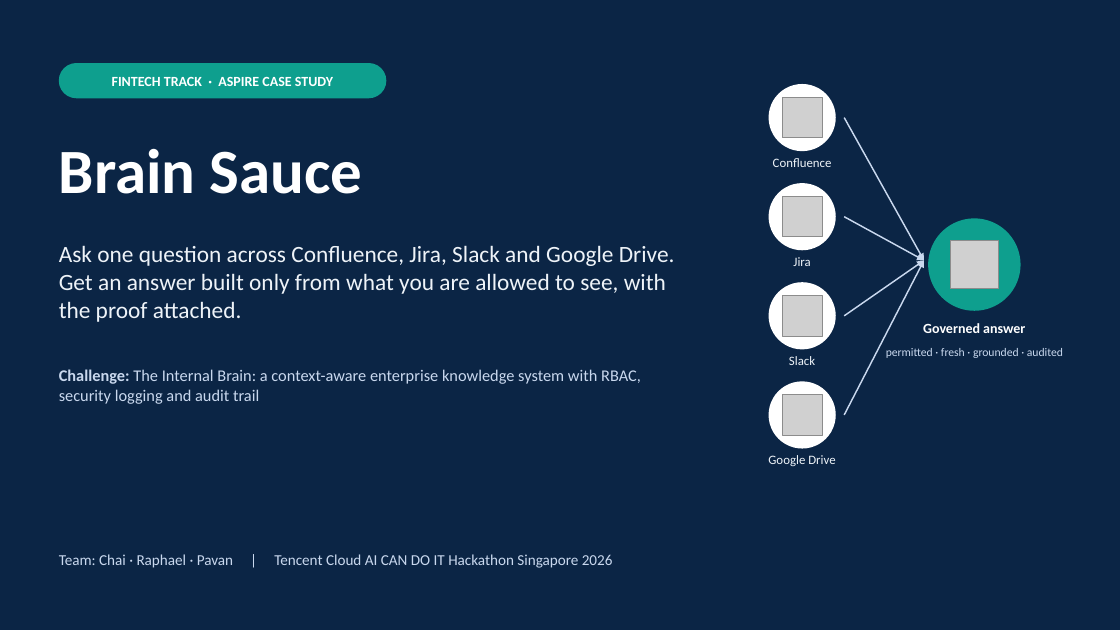
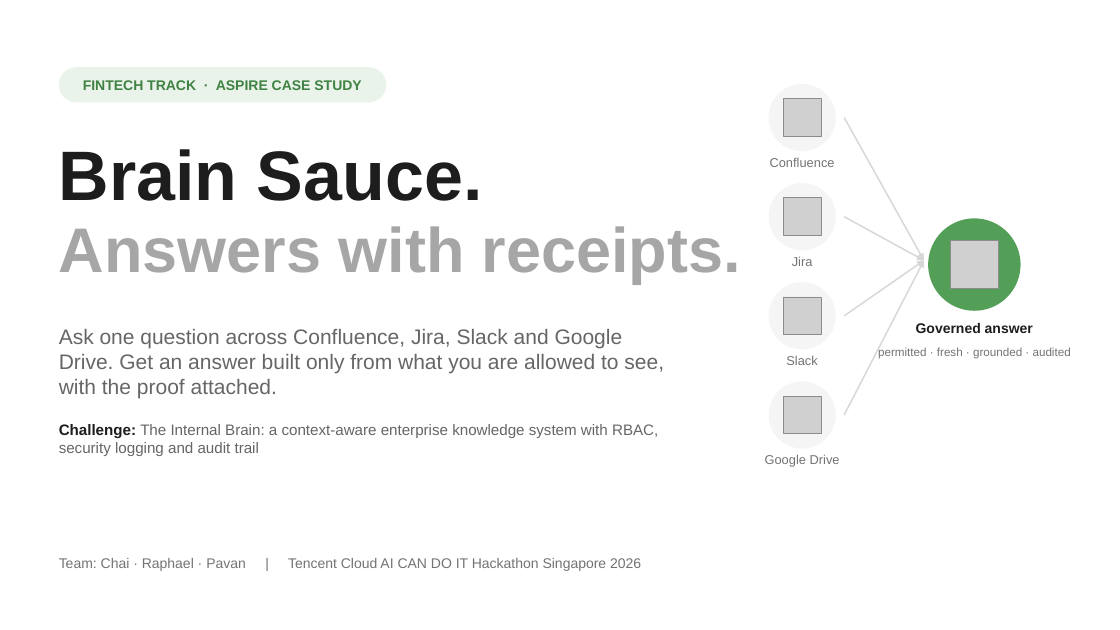
Before and after one commit to pavan2184/tencent-hack, a slide deck: slide 1 of docs/presentations/internal-brain-architecture-submission.pptx. Drawn at 1120x630 pixels with LibreOffice and Linux fonts; fonts in the diff are those of the drawing; grey boxes stand for pictures. Boxes give left, top, right and bottom in pixels: in the first picture for what was removed or moved away, otherwise in the second. Text is boxed around its words. In the diff, an @@ line names an element or a change of style, - is before the commit and + after.

```diff
--- a/docs/presentations/internal-brain-architecture-submission.pptx
+++ b/docs/presentations/internal-brain-architecture-submission.pptx
@@ background #0B2545 to #FFFFFF @@
@@ rounded rectangle "FINTECH TRACK · ASPIRE CASE ...": place and size @@
-rounded rectangle "FINTECH TRACK · ASPIRE CASE ..." at (59, 63, 386, 98)
+rounded rectangle "FINTECH TRACK · ASPIRE CASE ..." at (59, 67, 386, 103)
@@ rounded rectangle "FINTECH TRACK · ASPIRE CASE ..." at (59, 67, 386, 103): font Calibri to Arial, text colour #FFFFFF to #3F8243; fill #0E9F8E to #EAF3EA @@
@@ arrow (844, 118) - (924, 260): stroke #C9D8EE 1.25 pt to #D7D7D7 1.25 pt @@
@@ title at (59, 149, 483, 201): text changed; size 54 to 60 pt; font Calibri to Arial; text colour #FFFFFF to #1D1D1D @@
-Brain Sauce
+Brain Sauce.
@@ text added at (59, 226, 741, 284), 54 pt, text #A6A6A6, bold @@
+Answers with receipts.
@@ arrow (844, 217) - (924, 260): stroke #C9D8EE 1.25 pt to #D7D7D7 1.25 pt @@
@@ ellipse at (928, 218, 1021, 311): fill #0E9F8E to #549F58 @@
@@ arrow (844, 316) - (924, 260): stroke #C9D8EE 1.25 pt to #D7D7D7 1.25 pt @@
@@ arrow (844, 415) - (924, 260): stroke #C9D8EE 1.25 pt to #D7D7D7 1.25 pt @@
@@ text "Ask one question across Confluence, ...": place and size @@
-text "Ask one question across Confluence, ..." at (59, 245, 675, 322)
+text "Ask one question across Confluence, ..." at (59, 329, 664, 399)
@@ text "Ask one question across Confluence, ..." at (59, 329, 664, 399): size 20 to 18 pt, font Calibri to Arial, text colour #EEF3F8 to #666666 @@
@@ text "Governed answer" at (916, 323, 1033, 333): font Calibri to Arial, text colour #FFFFFF to #1D1D1D @@
@@ text "permitted · fresh · grounded ..." at (878, 347, 1071, 358): font Calibri to Arial, text colour #C9D8EE to #737373 @@
@@ fill #FFFFFF to #F5F5F5 in 4 elements at (769, 84, 836, 151), (769, 183, 836, 250), (769, 282, 836, 350), (769, 381, 836, 449) @@
@@ text "Challenge: The Internal Brain: a ...": place and size @@
-text "Challenge: The Internal Brain: a ..." at (59, 369, 641, 404)
+text "Challenge: The Internal Brain: a ..." at (59, 424, 658, 456)
@@ text "Challenge: The Internal Brain: a ..." at (59, 424, 658, 456): size 14 to 13 pt, font Calibri to Arial, text colour #C9D8EE to #666666; text colour #C9D8EE to #1D1D1D in "Challenge:" @@
@@ font Calibri to Arial, text colour #EEF3F8 to #737373 in 4 elements at (770, 158, 835, 167), (792, 256, 813, 266), (786, 356, 817, 365), (765, 454, 840, 467) @@
@@ text "Team: Chai · Raphael · ..." at (59, 558, 641, 571): size 13 to 12 pt, font Calibri to Arial, text colour #C9D8EE to #737373 @@
```
Also in this commit, not shown: 13 other slides changed, 6 other files.
